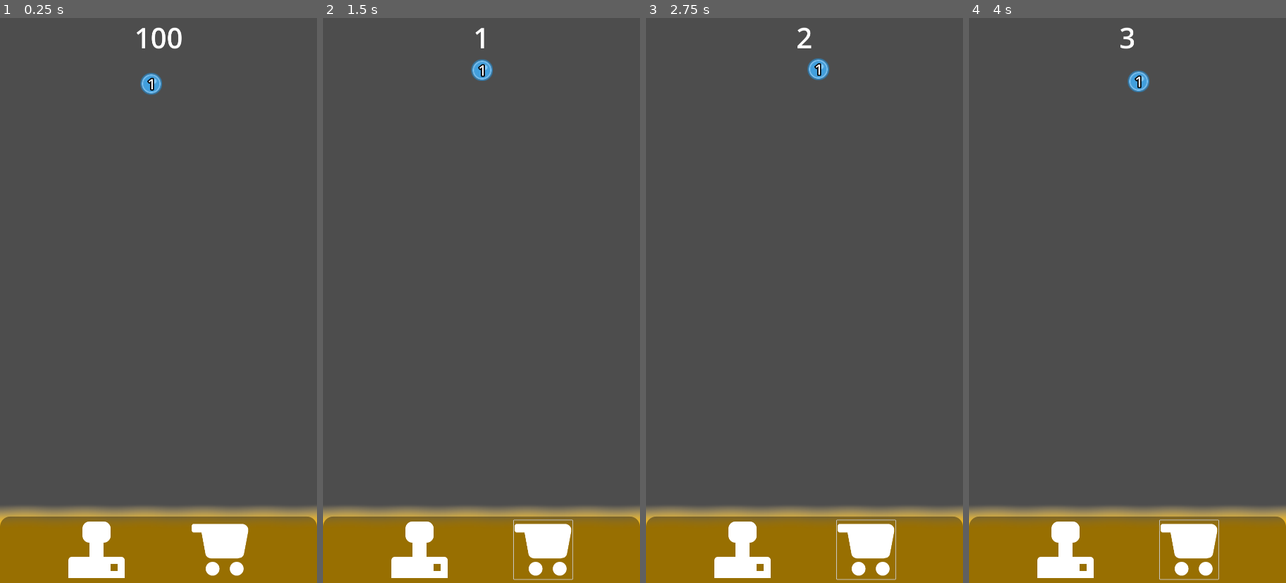
Above: before the commit, frames 1-4 (left to right).
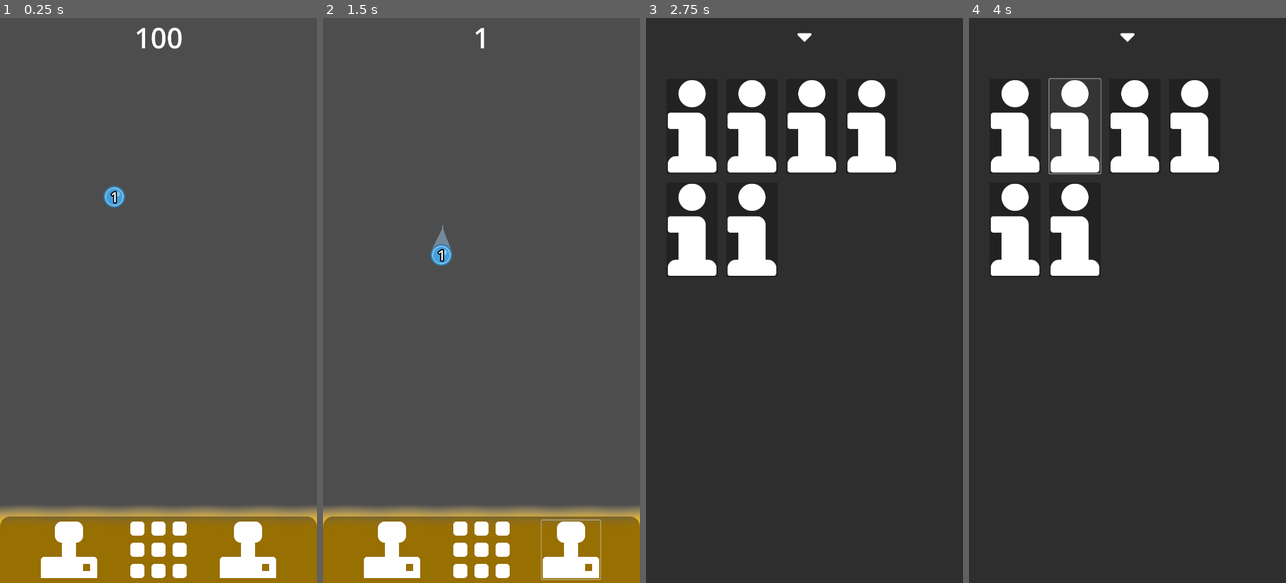
Above: after the commit, the same moments.

Repository: NanoMars/pinball-gambling
Game: Godot game, scene res://Scenes/World.tscn
Same seed, same stepped clock (60 frames per second), same inputs: the game is played once before the commit and once after it.
Inputs (mouse positions are in pixels of both pictures, inside the frame that each line leads up to; where the layout moved, square brackets give the same spot in the first picture):
- Up to frame 1 (0.25 s): no input
- Up to frame 2 (1.5 s): click (392, 549) [418, 549] at 0.5 s; click (541, 549) at 1.27 s
- Up to frame 3 (2.75 s): click (804, 549) at 2.02 s
- Up to frame 4 (4 s): click (1127, 34) [1064, 549] at 2.75 s; click (1073, 125) [1187, 549] at 3.5 s

The runs differ from the first frame. In frame 1, 4.5% of the frame differs, in the area x 12-88%, y 9-100%; in frame 2, 4.8%; in frame 3, 100%, in the area x 0-100%, y 0-100%; in frame 4, 99%.

Commit message:
stuff idk (i'm actually so cooked i'm forgetting to commit then forgetting what I'm commiting because it's been ages since I last committed

Diff:
--- a/project/Scenes/Pinball.tscn
+++ b/project/Scenes/Pinball.tscn
@@ -1,10 +1,10 @@
-[gd_scene load_steps=7 format=3 uid="uid://cw5hisw1ais2n"]
+[gd_scene load_steps=6 format=3 uid="uid://cw5hisw1ais2n"]
 
 [ext_resource type="Script" uid="uid://3wtlif4fp6ab" path="res://Scripts/Pinball.gd" id="1_dbepd"]
 [ext_resource type="Texture2D" uid="uid://d161bqnimtcee" path="res://Assets/rollingBall_vector.svg" id="1_fna3o"]
 
 [sub_resource type="Curve" id="Curve_b4bmo"]
-_data = [Vector2(0, 1), 0.0, 0.0, 0, 0, Vector2(1, 1), 0.0, 0.0, 0, 0]
+_data = [Vector2(0, 0), 0.0, 0.0, 0, 0, Vector2(1, 1), 0.0, 0.0, 0, 0]
 point_count = 2
 
 [sub_resource type="CircleShape2D" id="CircleShape2D_vctnx"]
@@ -15,23 +15,24 @@
 outline_size = 16
 outline_color = Color(0, 0, 0, 1)
 
-[sub_resource type="Curve" id="Curve_dbepd"]
-_data = [Vector2(0, 1), 0.0, 0.0, 0, 0, Vector2(0.996231, 0), 0.0, 0.0, 0, 0]
-point_count = 2
-
 [node name="RigidBody2D" type="RigidBody2D" groups=["pinballs"]]
 script = ExtResource("1_dbepd")
-width = 10.0
+colour = Color(0.641907, 0.831704, 0.976748, 0.443137)
+width = 70.0
+segment_length = 0.01
 curve = SubResource("Curve_b4bmo")
+segment_decay_speed = 0.025
 metadata/Value = 1
 
 [node name="Sprite2D" type="Sprite2D" parent="."]
+z_as_relative = false
 scale = Vector2(2.3125, 2.3125)
 texture = ExtResource("1_fna3o")
 region_enabled = true
 region_rect = Rect2(208, 144, 32, 32)
 
 [node name="CollisionShape2D" type="CollisionShape2D" parent="."]
+visible = false
 shape = SubResource("CircleShape2D_vctnx")
 
 [node name="Label" type="Label" parent="."]
@@ -48,4 +49,3 @@
 label_settings = SubResource("LabelSettings_b4bmo")
 
 [node name="Line2D" type="Line2D" parent="."]
-width_curve = SubResource("Curve_dbepd")
--- a/project/Scenes/Seller.tscn
+++ b/project/Scenes/Seller.tscn
@@ -19,19 +19,19 @@
 shape = SubResource("RectangleShape2D_p17vl")
 
 [node name="ColorRect" type="ColorRect" parent="Area2D"]
-z_index = 1000
+z_index = 1
 offset_top = 15.0
 offset_right = 1080.0
 offset_bottom = 619.0
 color = Color(0.980392, 0.717647, 0.00784314, 1)
 
 [node name="Sprite2D" type="Sprite2D" parent="."]
-z_index = 1000
+z_index = 1
 position = Vector2(540, -35)
 texture = ExtResource("1_fex4w")
 
 [node name="Sprite2D2" type="Sprite2D" parent="."]
-z_index = 1000
+z_index = 1
 position = Vector2(540, -35)
 texture = ExtResource("1_fex4w")
 
--- a/project/Scenes/World.tscn
+++ b/project/Scenes/World.tscn
@@ -1,11 +1,12 @@
-[gd_scene load_steps=9 format=3 uid="uid://cft0vuqwouslu"]
+[gd_scene load_steps=10 format=3 uid="uid://cft0vuqwouslu"]
 
 [ext_resource type="PackedScene" uid="uid://8cuhvgif2rkv" path="res://Scenes/Seller.tscn" id="1_5nsto"]
 [ext_resource type="Script" uid="uid://brtctwfjbgkbs" path="res://Scripts/pinball_spawner.gd" id="1_gjpho"]
 [ext_resource type="Texture2D" uid="uid://c4lvaxilkax6e" path="res://Assets/Icons/Asset 333.svg" id="1_j0p05"]
-[ext_resource type="Texture2D" uid="uid://byeuc5yw5rxsw" path="res://Assets/Icons/Asset 296.svg" id="2_5nsto"]
 [ext_resource type="PackedScene" uid="uid://cw5hisw1ais2n" path="res://Scenes/Pinball.tscn" id="2_p70al"]
 [ext_resource type="Script" uid="uid://dg5put0i0pexe" path="res://Scripts/MainUI.gd" id="4_45d1s"]
+[ext_resource type="PackedScene" uid="uid://cikdw51scq3gf" path="res://Scenes/inventory_scene.tscn" id="5_y7y61"]
+[ext_resource type="Texture2D" uid="uid://djung4qmbios8" path="res://Assets/Icons/Asset 335.svg" id="6_45d1s"]
 
 [sub_resource type="StyleBoxFlat" id="StyleBoxFlat_o3h3i"]
 bg_color = Color(0, 0, 0, 0.392157)
@@ -20,7 +21,7 @@
 [node name="Node2DRoot" type="Node2D" parent="." groups=["Node2DRoot"]]
 
 [node name="PinballSpawner" type="Marker2D" parent="Node2DRoot"]
-position = Vector2(553, 0)
+position = Vector2(427, 384)
 rotation = 1.5708
 script = ExtResource("1_gjpho")
 pinball_scene = ExtResource("2_p70al")
@@ -29,9 +30,9 @@
 [node name="StaticBody2D" parent="Node2DRoot" instance=ExtResource("1_5nsto")]
 position = Vector2(0, 1731)
 
-[node name="CanvasLayer" type="CanvasLayer" parent="."]
-
-[node name="Control" type="Control" parent="CanvasLayer" node_paths=PackedStringArray("money_label")]
+[node name="Control" type="Control" parent="." node_paths=PackedStringArray("money_label")]
+top_level = true
+z_index = 2
 layout_mode = 3
 anchors_preset = 15
 anchor_right = 1.0
@@ -40,8 +41,9 @@
 grow_vertical = 2
 script = ExtResource("4_45d1s")
 money_label = NodePath("Label")
+inventory_scene = ExtResource("5_y7y61")
 
-[node name="PanelContainer" type="PanelContainer" parent="CanvasLayer/Control"]
+[node name="PanelContainer" type="PanelContainer" parent="Control"]
 layout_mode = 1
 anchors_preset = 12
 anchor_top = 1.0
@@ -52,14 +54,14 @@
 grow_vertical = 0
 theme_override_styles/panel = SubResource("StyleBoxFlat_o3h3i")
 
-[node name="CenterContainer" type="CenterContainer" parent="CanvasLayer/Control/PanelContainer"]
+[node name="CenterContainer" type="CenterContainer" parent="Control/PanelContainer"]
 layout_mode = 2
 
-[node name="HBoxContainer" type="HBoxContainer" parent="CanvasLayer/Control/PanelContainer/CenterContainer"]
+[node name="HBoxContainer" type="HBoxContainer" parent="Control/PanelContainer/CenterContainer"]
 layout_mode = 2
-theme_override_constants/separation = 221
+theme_override_constants/separation = 105
 
-[node name="Button" type="Button" parent="CanvasLayer/Control/PanelContainer/CenterContainer/HBoxContainer"]
+[node name="Button" type="Button" parent="Control/PanelContainer/CenterContainer/HBoxContainer"]
 custom_minimum_size = Vector2(200, 200)
 layout_mode = 2
 icon = ExtResource("1_j0p05")
@@ -67,15 +69,23 @@
 icon_alignment = 1
 expand_icon = true
 
-[node name="Button2" type="Button" parent="CanvasLayer/Control/PanelContainer/CenterContainer/HBoxContainer"]
+[node name="InventoryButton" type="Button" parent="Control/PanelContainer/CenterContainer/HBoxContainer"]
 custom_minimum_size = Vector2(200, 200)
 layout_mode = 2
-icon = ExtResource("2_5nsto")
+icon = ExtResource("6_45d1s")
 flat = true
 icon_alignment = 1
 expand_icon = true
 
-[node name="Label" type="Label" parent="CanvasLayer/Control"]
+[node name="Button3" type="Button" parent="Control/PanelContainer/CenterContainer/HBoxContainer"]
+custom_minimum_size = Vector2(200, 200)
+layout_mode = 2
+icon = ExtResource("1_j0p05")
+flat = true
+icon_alignment = 1
+expand_icon = true
+
+[node name="Label" type="Label" parent="Control"]
 layout_mode = 1
 anchors_preset = 10
 anchor_right = 1.0
@@ -84,3 +94,5 @@
 text = "100"
 label_settings = SubResource("LabelSettings_p70al")
 horizontal_alignment = 1
+
+[connection signal="pressed" from="Control/PanelContainer/CenterContainer/HBoxContainer/InventoryButton" to="Control" method="_on_inventory_button_pressed"]
--- /dev/null
+++ b/project/Scenes/inventory_scene.gd
@@ -0,0 +1,6 @@
+extends PanelContainer
+
+@export var home_scene: PackedScene
+
+func _on_button_pressed() -> void:
+	get_tree().change_scene_to_packed(home_scene)
--- /dev/null
+++ b/project/Scenes/inventory_scene.tscn
@@ -0,0 +1,84 @@
+[gd_scene load_steps=4 format=3 uid="uid://cikdw51scq3gf"]
+
+[ext_resource type="Texture2D" uid="uid://bkyxv1mdl3tl2" path="res://Assets/Icons/Asset 323.svg" id="1_h4vb5"]
+[ext_resource type="Script" uid="uid://eys52gscevdr" path="res://Scenes/inventory_scene.gd" id="1_vqtcu"]
+[ext_resource type="Texture2D" uid="uid://cf4pvstefohkr" path="res://Assets/Icons/Asset 346.svg" id="2_vqtcu"]
+
+[node name="PanelContainer" type="PanelContainer"]
+anchors_preset = 15
+anchor_right = 1.0
+anchor_bottom = 1.0
+grow_horizontal = 2
+grow_vertical = 2
+script = ExtResource("1_vqtcu")
+
+[node name="VBoxContainer" type="VBoxContainer" parent="."]
+layout_mode = 2
+
+[node name="Button" type="Button" parent="VBoxContainer"]
+custom_minimum_size = Vector2(0, 133.29)
+layout_mode = 2
+flat = true
+icon_alignment = 1
+
+[node name="CenterContainer" type="CenterContainer" parent="VBoxContainer/Button"]
+layout_mode = 1
+anchors_preset = 8
+anchor_left = 0.5
+anchor_top = 0.5
+anchor_right = 0.5
+anchor_bottom = 0.5
+offset_left = -20.0
+offset_top = -20.0
+offset_right = 20.0
+offset_bottom = 20.0
+grow_horizontal = 2
+grow_vertical = 2
+mouse_filter = 2
+
+[node name="TextureRect" type="TextureRect" parent="VBoxContainer/Button/CenterContainer"]
+custom_minimum_size = Vector2(50, 30)
+layout_mode = 2
+mouse_filter = 2
+texture = ExtResource("1_h4vb5")
+expand_mode = 1
+stretch_mode = 5
+
+[node name="MarginContainer" type="MarginContainer" parent="VBoxContainer"]
+layout_mode = 2
+size_flags_vertical = 3
+theme_override_constants/margin_left = 70
+theme_override_constants/margin_top = 70
+theme_override_constants/margin_right = 70
+theme_override_constants/margin_bottom = 70
+
+[node name="HFlowContainer" type="HFlowContainer" parent="VBoxContainer/MarginContainer"]
+layout_mode = 2
+theme_override_constants/h_separation = 30
+theme_override_constants/v_separation = 30
+
+[node name="Button" type="Button" parent="VBoxContainer/MarginContainer/HFlowContainer"]
+layout_mode = 2
+icon = ExtResource("2_vqtcu")
+
+[node name="Button2" type="Button" parent="VBoxContainer/MarginContainer/HFlowContainer"]
+layout_mode = 2
+icon = ExtResource("2_vqtcu")
+
+[node name="Button3" type="Button" parent="VBoxContainer/MarginContainer/HFlowContainer"]
+layout_mode = 2
+icon = ExtResource("2_vqtcu")
+
+[node name="Button4" type="Button" parent="VBoxContainer/MarginContainer/HFlowContainer"]
+layout_mode = 2
+icon = ExtResource("2_vqtcu")
+
+[node name="Button5" type="Button" parent="VBoxContainer/MarginContainer/HFlowContainer"]
+layout_mode = 2
+icon = ExtResource("2_vqtcu")
+
+[node name="Button6" type="Button" parent="VBoxContainer/MarginContainer/HFlowContainer"]
+layout_mode = 2
+icon = ExtResource("2_vqtcu")
+
+[connection signal="pressed" from="VBoxContainer/Button" to="." method="_on_button_pressed"]
--- a/project/Scripts/MainUI.gd
+++ b/project/Scripts/MainUI.gd
@@ -1,9 +1,16 @@
 extends Control
 
 @export var money_label: Label
+
+@export var inventory_scene: PackedScene
 
 func _ready() -> void:
 	Globals.money_changed.connect(_on_money_changed)
 
 func _on_money_changed(new_value: int) -> void:
 	money_label.text = str(new_value)
+
+
+
+func _on_inventory_button_pressed() -> void:
+	get_tree().change_scene_to_packed(inventory_scene)
--- a/project/Scripts/pinball_path.gd
+++ b/project/Scripts/pinball_path.gd
@@ -3,31 +3,52 @@
 
 @export var colour: Color = Color(1, 1, 1, 1)
 @export var width: float = 0.1
-@export var segments: int = 10
 @export var segment_length: float = 5
 @export var curve: Curve
-
+@export var segment_decay_speed: float = 0.1
 
 var last_position: Vector2
 var distance_travelled: float = 0.0
 
 var line: Line2D
+var timer: Timer
 
 func _ready() -> void:
+	print("PinballPath ready")
 	line = Line2D.new()
 	line.width = width
 	line.default_color = colour
 	line.width_curve = curve
+	line.top_level = true
+	line.z_index = -1000
+
+	timer = Timer.new()
+	timer.wait_time = segment_decay_speed
+	timer.one_shot = false
+	timer.autostart = true
+	timer.process_callback = Timer.TIMER_PROCESS_PHYSICS
+
+	timer.timeout.connect(_on_timer_timeout)
+
+	add_child(timer)
 	add_child(line)
-	last_position = position
-	distance_travelled += last_position.distance_to(position)
+	last_position = global_position
 
-func _physics_process(delta: float) -> void:
-	distance_travelled += (position - last_position).length()
-	last_position = position
+func _on_timer_timeout() -> void:
+	if line.points.size() > 0:
+		var new_points := line.points.duplicate()
+		new_points = new_points.slice(1)
+		line.points = new_points
+
+func _physics_process(_delta: float) -> void:
+	if line.points.size() > 0:
+		line.points[-1] = global_position
+	var delta_pos: Vector2 = global_position - last_position
+	distance_travelled += delta_pos.length()
+	last_position = global_position
 
 	if distance_travelled >= segment_length:
-		line.points.append(position)
+		var new_points := line.points.duplicate()
+		new_points.append(global_position)
+		line.points = new_points
 		distance_travelled = 0.0
-		if line.points.size() > segments:
-			line.points = line.points.slice(1)
--- /dev/null
+++ b/project/Scripts/scene_transition.gd
@@ -0,0 +1,48 @@
+extends Node
+
+var animation_duration: float = 0.5
+
+enum Direction {
+	LEFT,
+	RIGHT,
+	UP,
+	DOWN,
+}
+
+func change_scene_to_packed_with_anim(packed_scene: PackedScene, direction: Direction = Direction.LEFT) -> void:
+
+	var shift := Vector2.ZERO
+	match direction:
+		Direction.LEFT:
+			shift = Vector2(-get_viewport().size.x, 0)
+		Direction.RIGHT:
+			shift = Vector2(get_viewport().size.x, 0)
+		Direction.UP:
+			shift = Vector2(0, -get_viewport().size.y)
+		Direction.DOWN:
+			shift = Vector2(0, get_viewport().size.y)
+
+	var old_scene: Node = get_tree().current_scene
+	if old_scene == null:
+		push_error("No current scene to transition from.")
+		return
+
+	var new_scene: Node = packed_scene.instantiate()
+	old_scene.get_parent().add_child(new_scene)
+
+	var old_canvas := old_scene as CanvasItem
+	var new_canvas := new_scene as CanvasItem
+	if old_canvas == null or new_canvas == null:
+		push_error("Scene roots must inherit from CanvasItem (Node2D, Control, etc.) to use this transition.")
+		return
+
+	new_canvas.global_position = old_canvas.global_position + shift
+
+	var tween := get_tree().create_tween()
+	tween.tween_property(new_canvas, "global_position", old_canvas.global_position, animation_duration)
+	tween.parallel().tween_property(old_canvas, "global_position", old_canvas.global_position - shift, animation_duration)
+
+	tween.finished.connect(func():
+		old_scene.queue_free()
+		get_tree().current_scene = new_scene
+	)
--- /dev/null
+++ b/project/bumper/BumperDataResource.gd
@@ -0,0 +1,7 @@
+extends Resource
+class_name BumperDataResource
+
+@export var bumper_scene: PackedScene
+@export var texture: Texture2D
+@export var value: int
+@export var explainer_text: String
--- a/project/project.godot
+++ b/project/project.godot
@@ -18,6 +18,7 @@
 [autoload]
 
 Globals="*res://Scripts/Globals.gd"
+SceneTransition="*res://Scripts/scene_transition.gd"
 
 [display]
 
Not shown, added: project/Scenes/inventory_scene.gd.uid
Not shown, added: project/Scripts/scene_transition.gd.uid
Not shown, added: project/bumper/BumperDataResource.gd.uid
Not shown, added: .DS_Store
